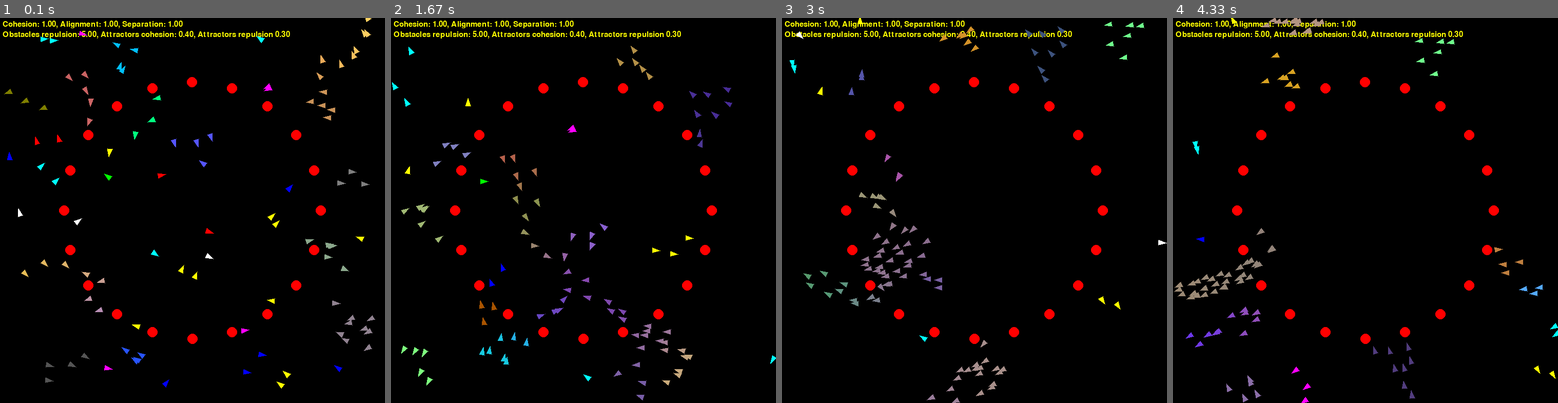
Above: before the commit, frames 1-4 (left to right).
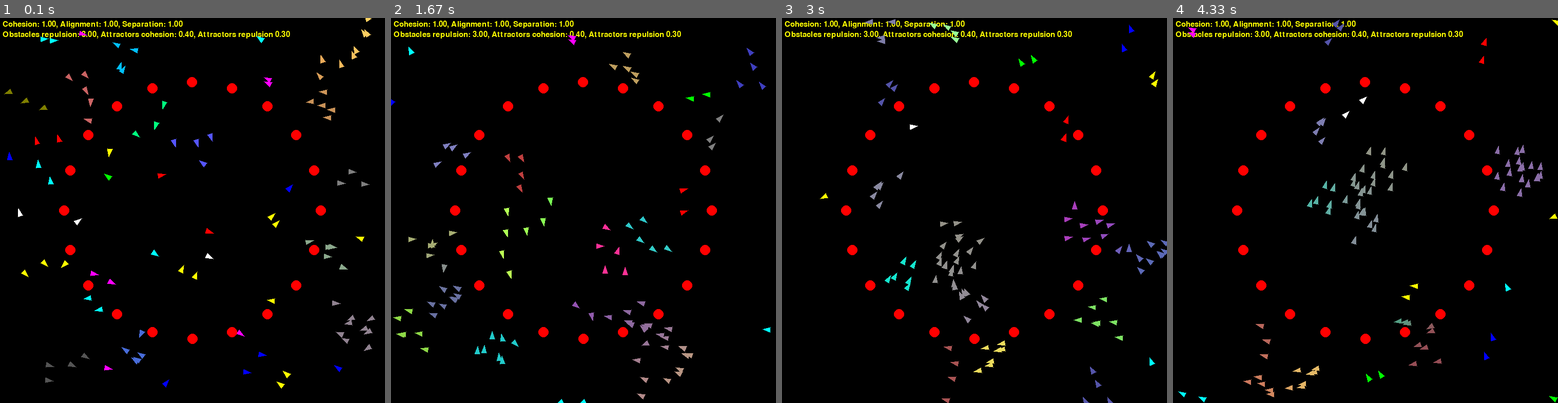
Above: after the commit, the same moments.

Repository: Sympathyzzk/collective-intelligence
Game: pygame game, started from Boids in pygame/main.py
The game is run twice, just before and just after one commit, with the same random seed, the same clock (stepped at 60 frames per second) and the same inputs.
Inputs:
- Up to frame 1 (0.1 s): no input
- Up to frame 2 (1.67 s): no input
- Up to frame 3 (3 s): no input
- Up to frame 4 (4.33 s): no input

The runs differ from the first frame. In frame 1, 0.5% of the frame differs, in the area x 5-91%, y 3-90%; in frame 2, 2.7%; in frame 3, 2.9%; in frame 4, 2.9%, in the area x 0-100%, y 0-100%.

Commit message:
the final edition
I have handled the prblem that a bird will fly back only when the obstacles is so close to it.And I do some updates about this program

Diff:
--- a/Boids in pygame/boids_system.py
+++ b/Boids in pygame/boids_system.py
@@ -27,9 +27,10 @@
 
         """
         set the initial states of birds:
-            positions,angles,max speed,velocities,individual colors and it's display colors
+            positions,targets,angles,max speed,velocities,individual colors and it's display colors
         """
         self.positions = np.random.uniform(10, screen_size - 10, (self.num_boids, 2))
+        self.targets = np.random.uniform(10, screen_size - 10, (self.num_boids, 2))
         self.angles = np.random.uniform(0, 2 * np.pi, self.num_boids)
         self.max_speed = 2.0
         # get the random speed and it's component number in x and y axises
@@ -45,7 +46,7 @@
         self.cohesion_weight = 1.0
         self.alignment_weight = 1.0
         self.separation_weight = 1.0
-        self.obstacles_repulsion_weight = 5.0
+        self.obstacles_repulsion_weight = 3.0
         self.attractors_cohesion_weight = 0.4
         self.attractors_repulsion_weight = 0.3
 
@@ -63,21 +64,25 @@
         # update the positions,angles
         self.positions += self.velocities
         self.angles = np.arctan2(self.velocities[:, 1], self.velocities[:, 0])
+        self.targets = self.positions + 400 * self.velocities / np.linalg.norm(self.velocities)
 
         # get the location reactivities(remove itself) of birds
         tree = kd_tree(self.positions)
+        tree_t = kd_tree(self.targets)
         self.close_pairs = tree.query_ball_tree(tree, r=self.neighborhood_size)
         for i in range(self.num_boids):
             self.close_pairs[i].remove(i)
 
         # get the location reactivities of obstacles
+        # random numbers
         if self.num_obstacles > 0:
-            self.tree_obstacles = kd_tree(self.obstacles)
-            self.close_pairs_obstacles = tree.query_ball_tree(self.tree_obstacles, r=20)
+            self.tree_obstacles = kd_tree(self.obstacles[:self.num_obstacles])
+            self.close_pairs_obstacles = tree_t.query_ball_tree(self.tree_obstacles, r=20)
 
         # get the location reactivities of attractors
+        # random numbers
         if self.num_attractors > 0:
-            self.tree_attractors = kd_tree(self.attractors)
+            self.tree_attractors = kd_tree(self.attractors[:self.num_attractors])
             self.close_pairs_attractors = tree.query_ball_tree(self.tree_attractors, r=100)
             self.closest_pairs_attractors = tree.query_ball_tree(self.tree_attractors, r=50)
 
@@ -144,11 +149,10 @@
         return separation
 
     def update_colors(self):
-        num_boids = self.num_boids
-        display_colors = np.copy(self.colors[:num_boids])
+        display_colors = np.copy(self.colors)
 
         for k in range(5):
-            for i in range(num_boids):
+            for i in range(self.num_boids):
                 num_neighbors = len(self.close_pairs[i])
 
                 if num_neighbors > 0:
